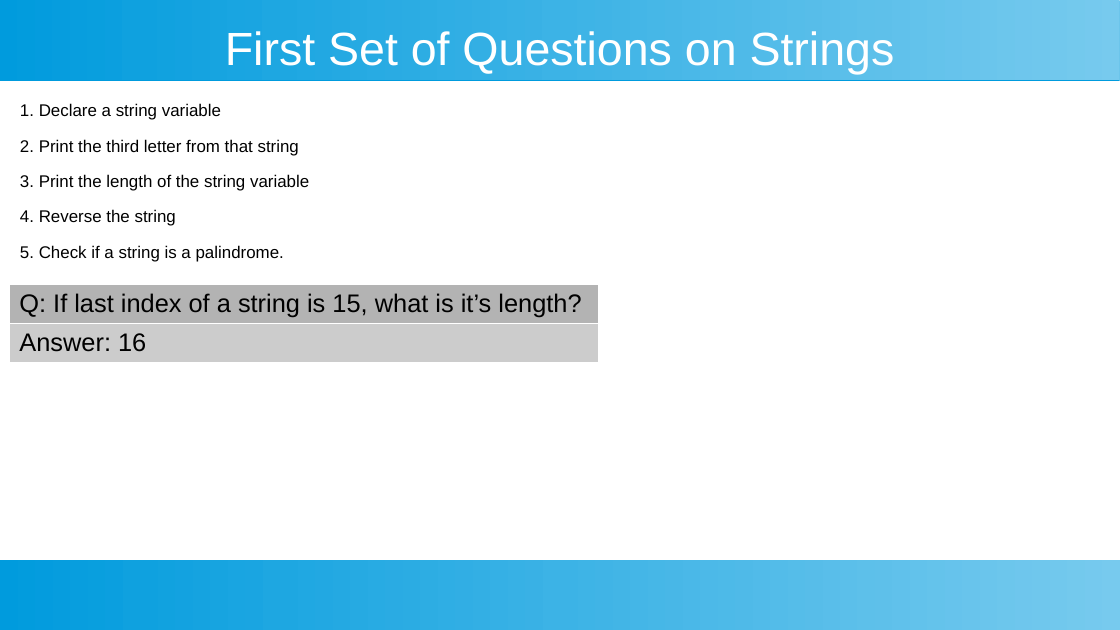
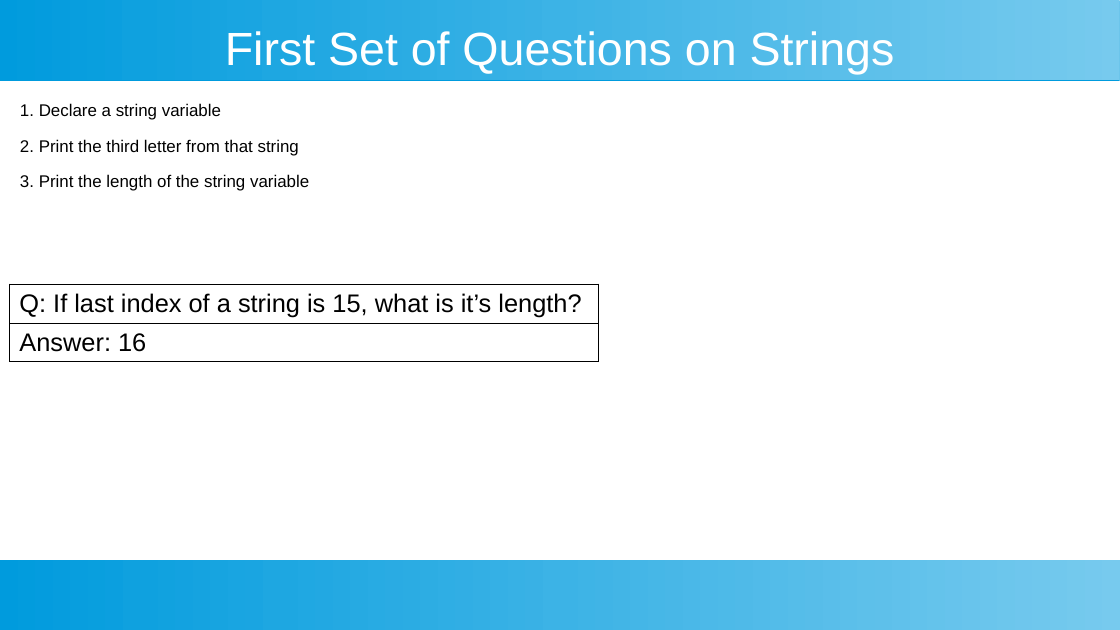
Before and after one commit to ashishjain1547/public_lessons_in_python, a slide deck: slide 5 of Ch 4 - Strings/Strings.odp. Drawn at 1120x630 pixels with LibreOffice and Linux fonts; fonts in the diff are those of the drawing. Boxes give left, top, right and bottom in pixels: in the first picture for what was removed or moved away, otherwise in the second. Text is boxed around its words. In the diff, an @@ line names an element or a change of style, - is before the commit and + after.

```diff
--- a/Ch 4 - Strings/Strings.odp
+++ b/Ch 4 - Strings/Strings.odp
@@ text at [20, 209, 284, 262]: paragraphs removed @@
-4. Reverse the string
-5. Check if a string is a palindrome.
@@ table at [9, 285, 598, 362] @@
@@ fill #B3B3B3 to none in row 1, column 1 @@
@@ fill #CCCCCC to none in row 2, column 1 @@
@@ borders changed @@
```
Also in this commit, not shown: 4 other slides changed, 3 slides added, 27 other files.
